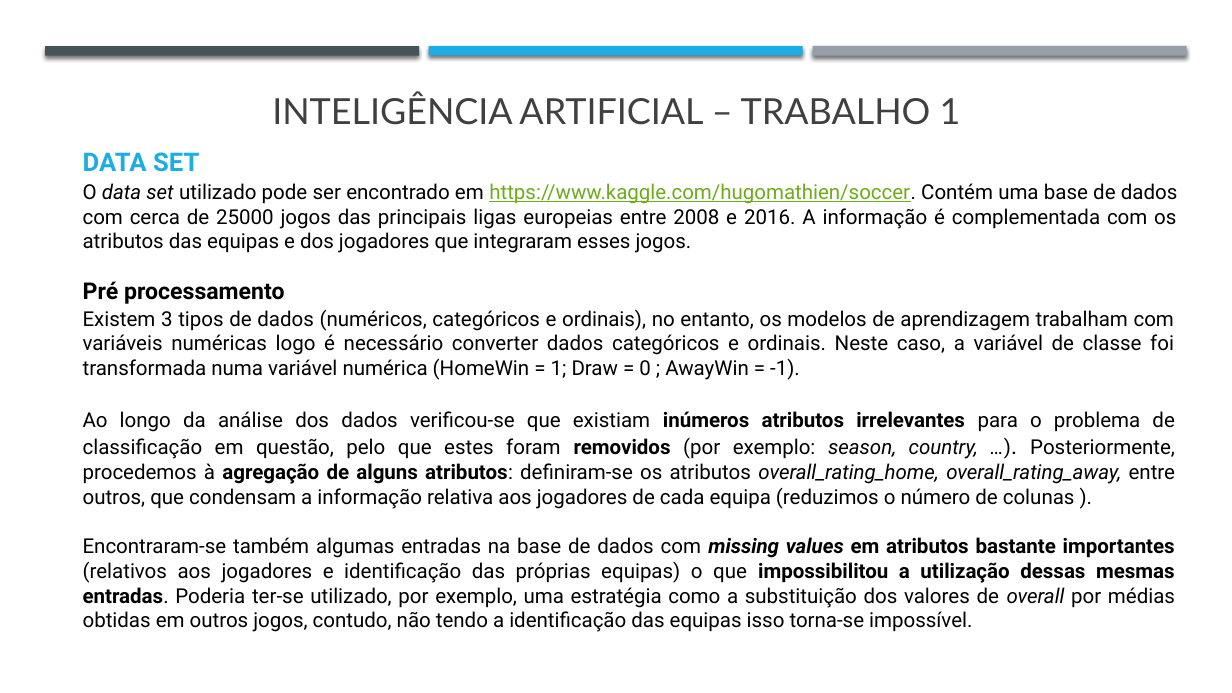
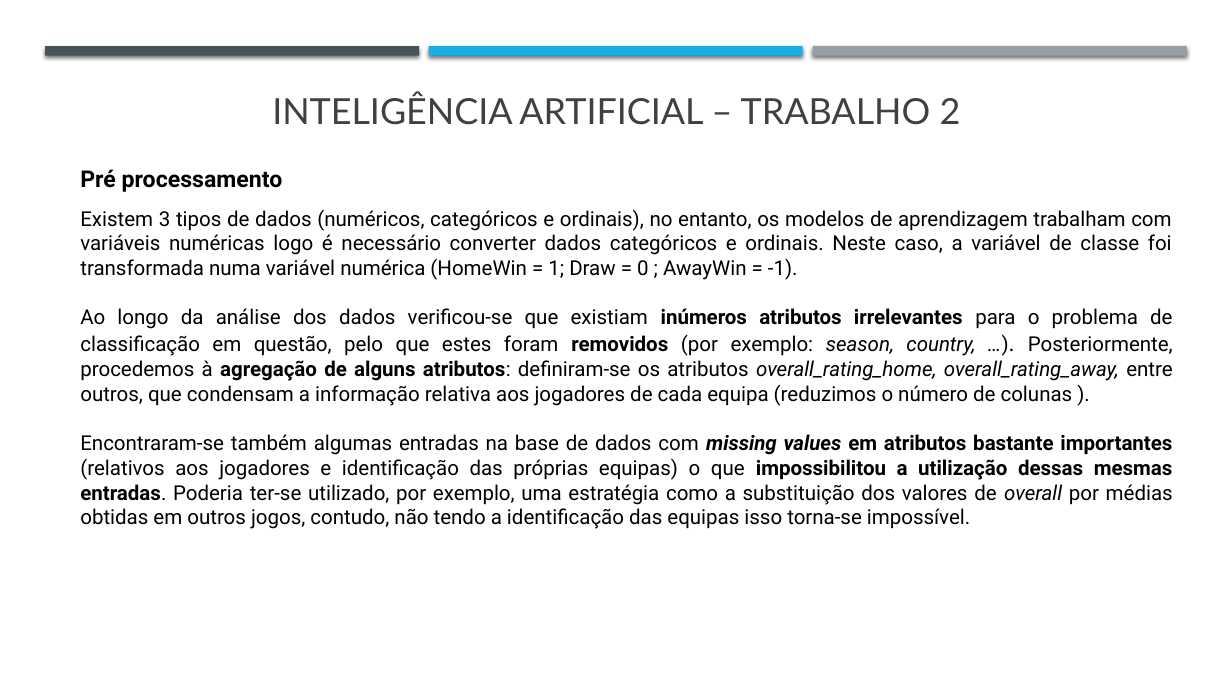
Before and after one commit to j-vm/FEUP_IART_2020, a slide deck: slide 4 of Assigment2/Checkpoint1_trabalho2.pptx (slide 3 before the commit). Drawn at 1232x693 pixels with LibreOffice and Linux fonts; fonts in the diff are those of the drawing. Boxes give left, top, right and bottom in pixels: in the first picture for what was removed or moved away, otherwise in the second. Text is boxed around its words. In the diff, an @@ line names an element or a change of style, - is before the commit and + after.

```diff
--- a/Assigment2/Checkpoint1_trabalho2.pptx
+++ b/Assigment2/Checkpoint1_trabalho2.pptx
@@ text at (272,93,961,125): text changed @@
-INTELIGÊNCIA ARTIFICIAL – TRABALHO 1
+INTELIGÊNCIA ARTIFICIAL – TRABALHO 2
@@ text "Pré processamento": place and size @@
-text "Pré processamento" at (83,281,285,304)
+text "Pré processamento" at (80,169,283,192)
@@ text removed at (83,152,199,172) @@
-DATA SET
@@ text "Existem 3 tipos de dados ...": place and size @@
-text "Existem 3 tipos de dados ..." at (83,309,1175,632)
+text "Existem 3 tipos de dados ..." at (80,209,1173,529)
@@ text removed at (83,183,1177,253) @@
-O data set utilizado pode ser encontrado em https://www.kaggle.com/hugomathien/soccer. Contém uma base de dados com cerca de 25000 jogos das principais ligas europeias entre 2008 e 2016. A informação é complementada com os atributos das equipas e dos jogadores que integraram esses jogos.
```
Also in this commit, not shown: 4 other slides changed, 1 slide added, 3 other files.
